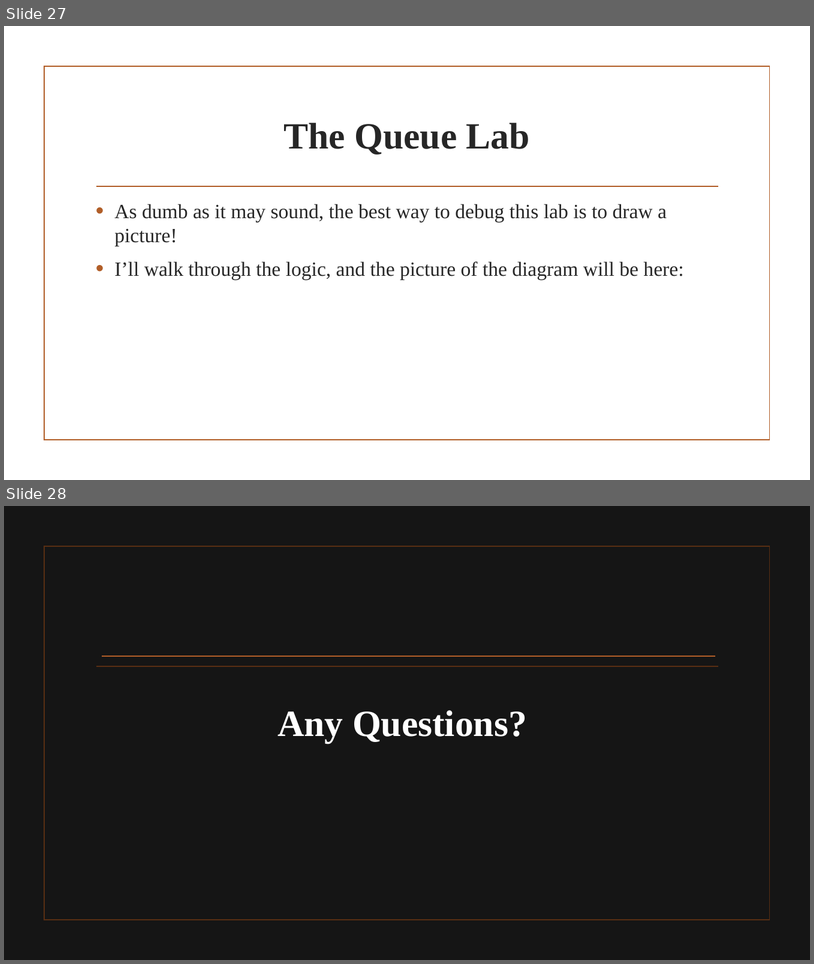
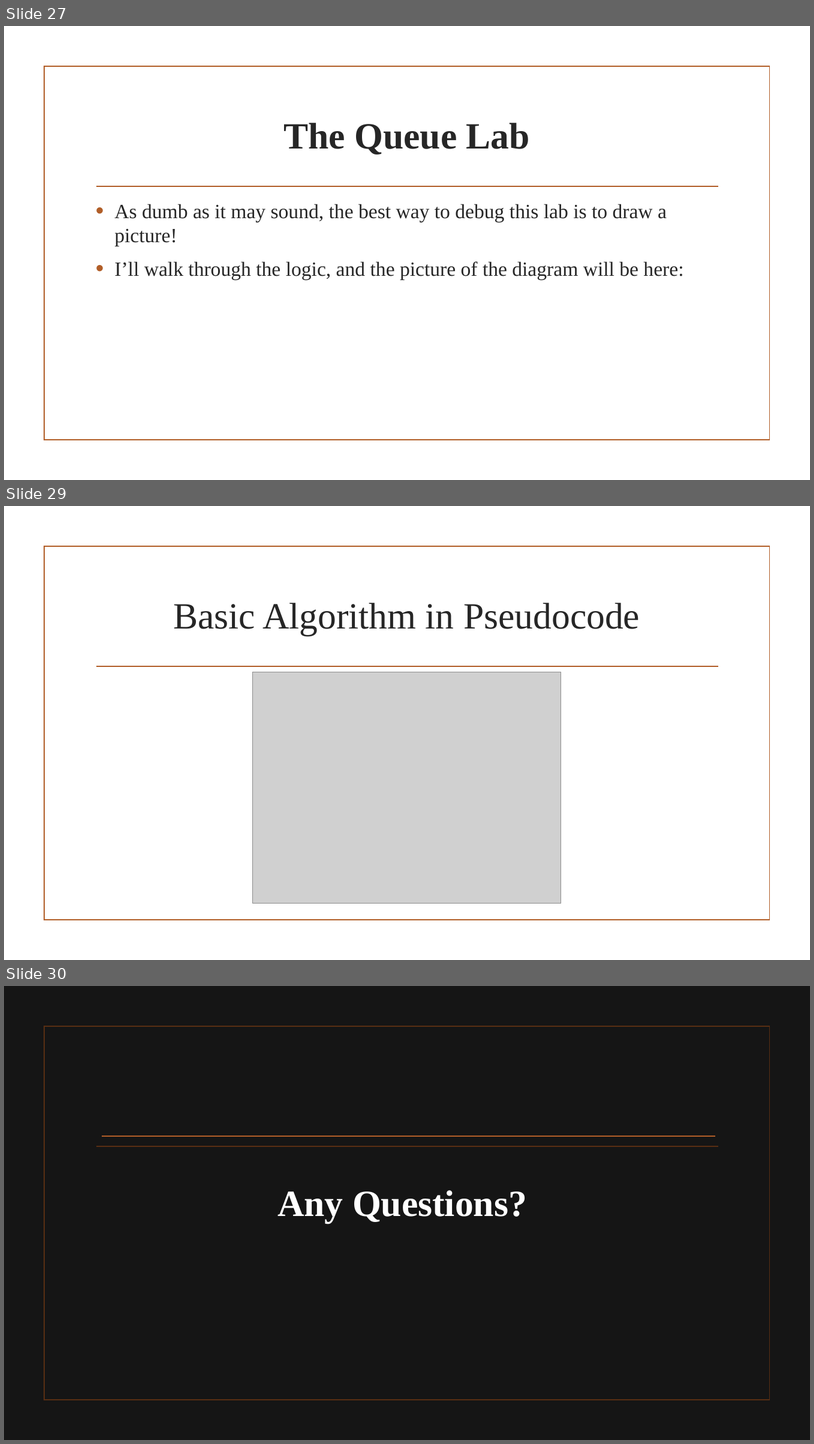
Before and after one commit to glu99331/glu99331.github.io, a slide deck: files/CS449/CS_0449_Recitation_5.pptx. Shown one above the other, each under a label of ours: slides 27 and 28 before the commit, slides 27, 29 and 30 after it; the slides between them are not shown. The pictures are 814x964 and 814x1444 pixels, drawn with LibreOffice and Linux fonts; fonts in the diff are those of the drawing; grey boxes stand for pictures; background and template pictures are left out; a plain dark background stands for a picture behind light text. Boxes give left, top, right and bottom in pixels: in the first picture for what was removed or moved away, otherwise in the second. Text is boxed around its words. In the diff, an @@ line names an element or a change of style, - is before the commit and + after.

```diff
--- a/files/CS449/CS_0449_Recitation_5.pptx
+++ b/files/CS449/CS_0449_Recitation_5.pptx
@@ slide 29 added at [4,506,810,960], background picture (left out); not listed: 2 template elements that a slide beside it also shows @@
@@ title added at [173,603,640,636], 44 pt, text #262626 @@
+Basic Algorithm in Pseudocode
@@ picture added at [253,672,562,903] @@
@@ what was slide 28 is now slide 30 @@
```
Also in this commit, not shown: 1 other slide added.
